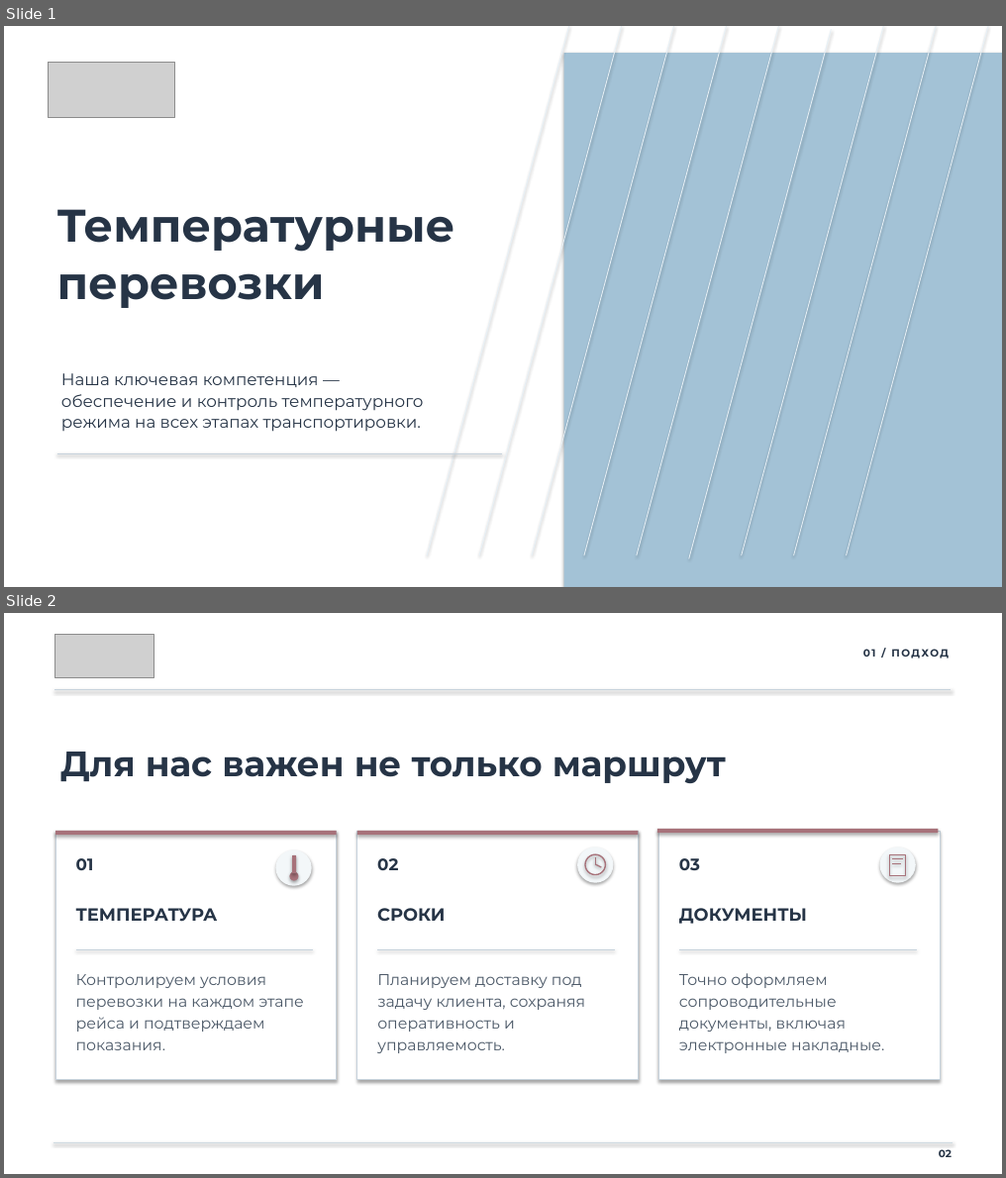
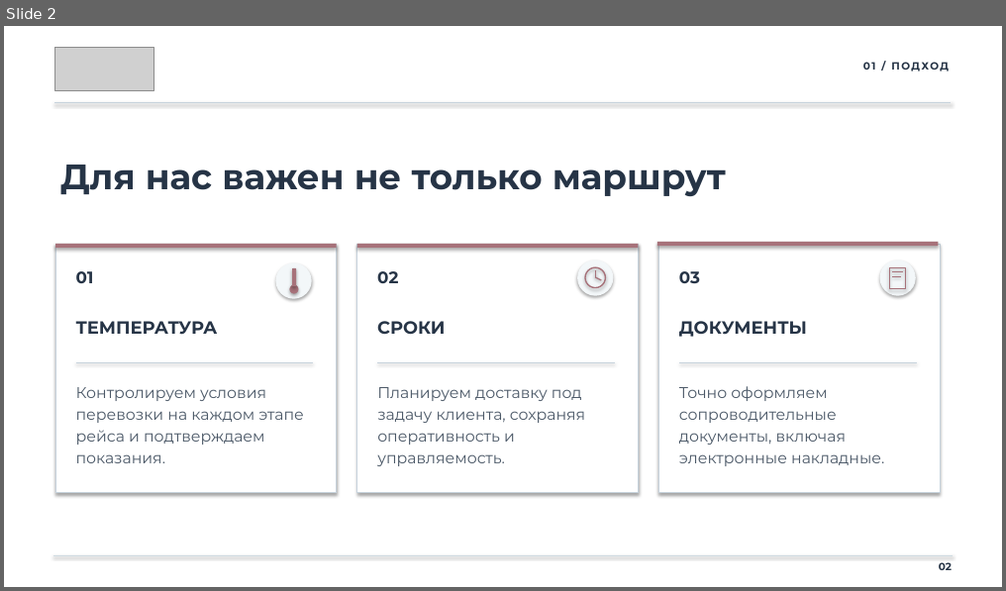
Before and after one commit to clouderefresh-arch/presentation, a slide deck: OLS-presentation.pptx. Shown one above the other, each under a label of ours: slides 1 and 2 before the commit, slide 2 after it. The pictures are 1006x1178 and 1006x591 pixels, drawn with LibreOffice and Linux fonts; fonts in the diff are those of the drawing; grey boxes stand for pictures. Boxes give left, top, right and bottom in pixels: in the first picture for what was removed or moved away, otherwise in the second. Text is boxed around its words. In the diff, an @@ line names an element or a change of style, - is before the commit and + after.

```diff
--- a/OLS-presentation.pptx
+++ b/OLS-presentation.pptx
@@ slide 1 removed at bbox=[4, 26, 1002, 587], background #FFFFFF @@
@@ line removed from (569, 26) to (427, 556) @@
@@ line removed from (622, 26) to (479, 556) @@
@@ line removed from (674, 26) to (532, 556) @@
@@ rectangle removed at bbox=[564, 53, 1002, 587] @@
@@ line removed from (727, 26) to (584, 556) @@
@@ line removed from (779, 26) to (637, 556) @@
@@ line removed from (832, 29) to (689, 559) @@
@@ line removed from (884, 26) to (742, 556) @@
@@ line removed from (936, 26) to (794, 556) @@
@@ line removed from (988, 26) to (846, 556) @@
@@ picture removed at bbox=[48, 62, 174, 117] @@
@@ text removed at bbox=[57, 209, 455, 308] @@
-Температурные
-перевозки
@@ text removed at bbox=[61, 373, 424, 432] @@
-Наша ключевая компетенция — обеспечение и контроль температурного режима на всех этапах транспортировки.
@@ line removed from (57, 455) to (503, 455) @@
```
Also in this commit, not shown: 1 slide added, 1 other file.
